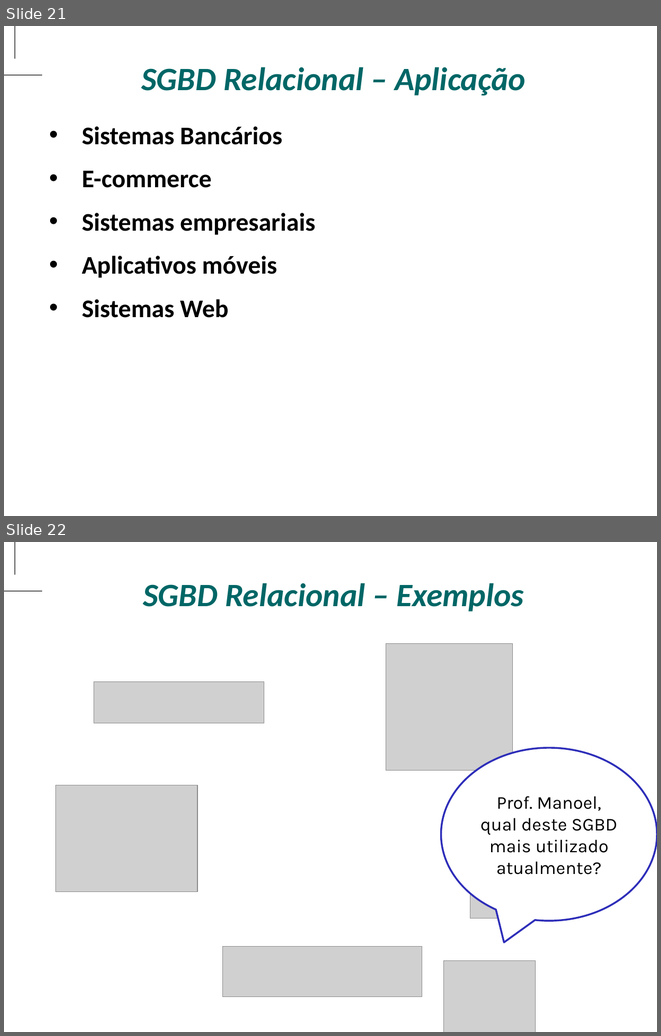
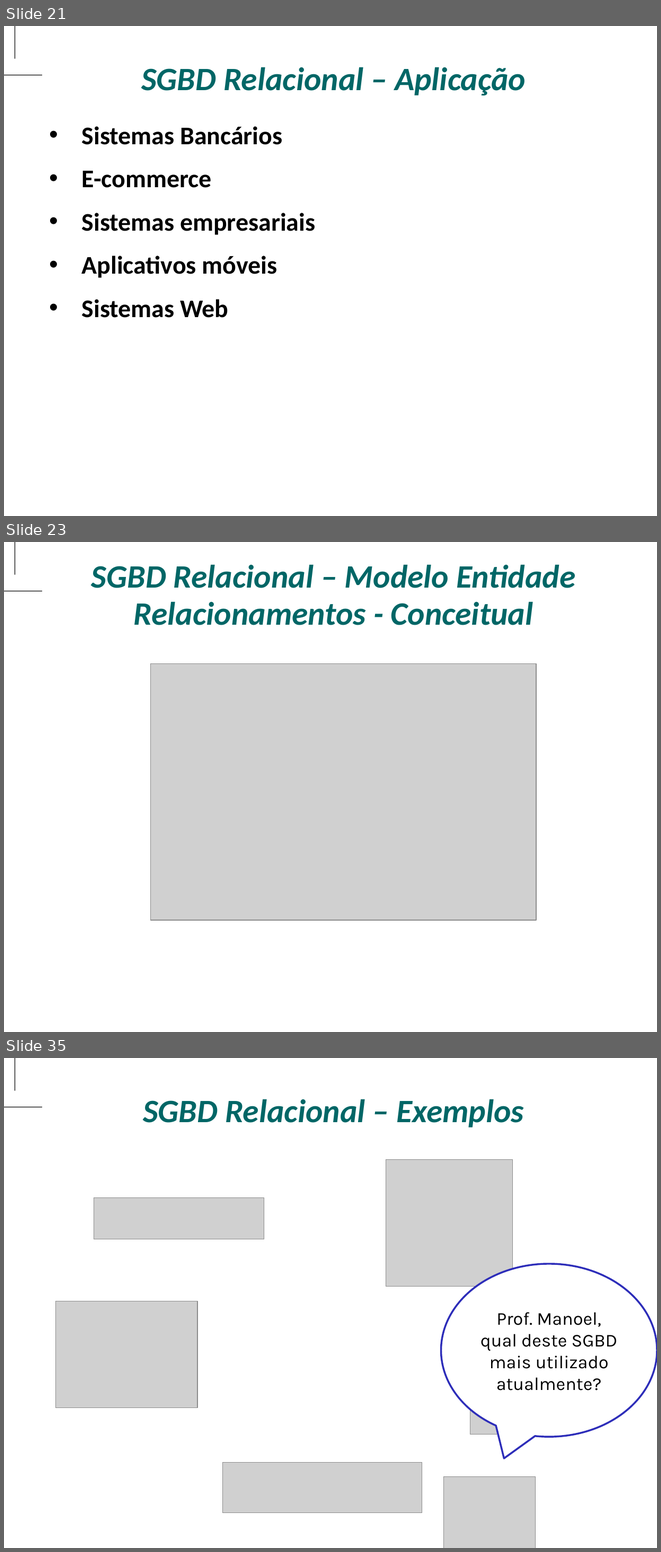
Before and after one commit to antoniomralmeida/bd, a slide deck: BANCO DE DADOS.pptx. Shown one above the other, each under a label of ours: slides 21 and 22 before the commit, slides 21, 23 and 35 after it; the slides between them are not shown. The pictures are 661x1036 and 661x1552 pixels, drawn with LibreOffice and Linux fonts; fonts in the diff are those of the drawing; grey boxes stand for pictures; background and template pictures are left out. Boxes give left, top, right and bottom in pixels: in the first picture for what was removed or moved away, otherwise in the second. Text is boxed around its words. In the diff, an @@ line names an element or a change of style, - is before the commit and + after.

```diff
--- a/BANCO DE DADOS.pptx
+++ b/BANCO DE DADOS.pptx
@@ slide 23 added at (x1=4, y1=542, x2=657, y2=1032), background picture (left out); not listed: 2 template elements that a slide beside it also shows @@
@@ text added at (x1=91, y1=564, x2=575, y2=625), 36 pt, text #006666, bold, italic @@
+SGBD Relacional – Modelo Entidade Relacionamentos - Conceitual
@@ picture added at (x1=150, y1=663, x2=536, y2=920) @@
@@ what was slide 22 is now slide 35 @@
```
Also in this commit, not shown: 4 slides changed, 12 other slides added.
